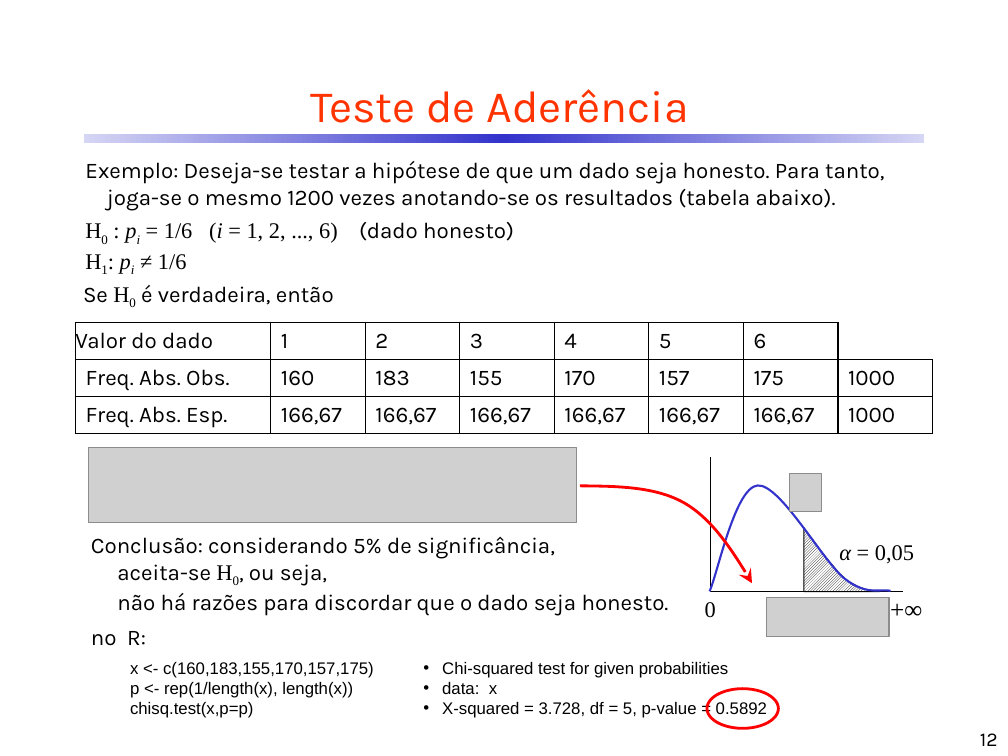
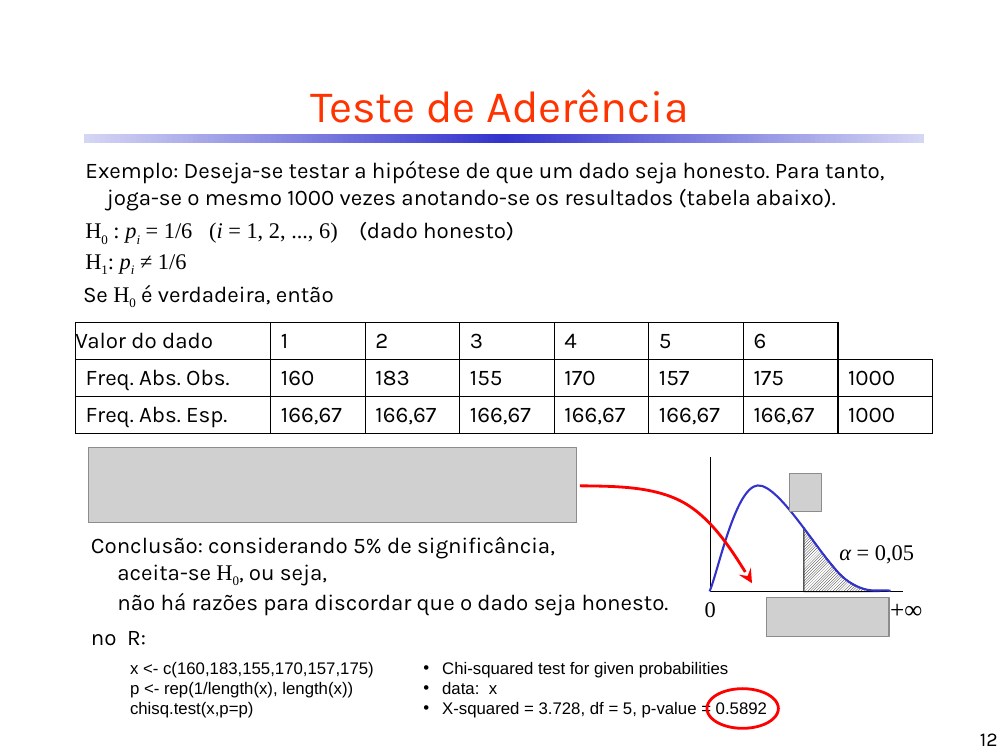
Before and after one commit to CDRenno/Estatistica, a slide deck: slide 12 of ppt/14EstNaoParam.pptx. Drawn at 1008x756 pixels with LibreOffice and Linux fonts; fonts in the diff are those of the drawing; grey boxes stand for pictures. Boxes give left, top, right and bottom in pixels: in the first picture for what was removed or moved away, otherwise in the second. Text is boxed around its words. In the diff, an @@ line names an element or a change of style, - is before the commit and + after.

```diff
--- a/ppt/14EstNaoParam.pptx
+++ b/ppt/14EstNaoParam.pptx
@@ text at (85,161,884,211): text changed @@
-Exemplo: Deseja-se testar a hipótese de que um dado seja honesto. Para tanto, joga-se o mesmo 1200 vezes anotando-se os resultados (tabela abaixo).
+Exemplo: Deseja-se testar a hipótese de que um dado seja honesto. Para tanto, joga-se o mesmo 1000 vezes anotando-se os resultados (tabela abaixo).
```
Also in this commit, not shown: 15 other slides changed, 6 slides added, 1 slide removed, 1 other file.
